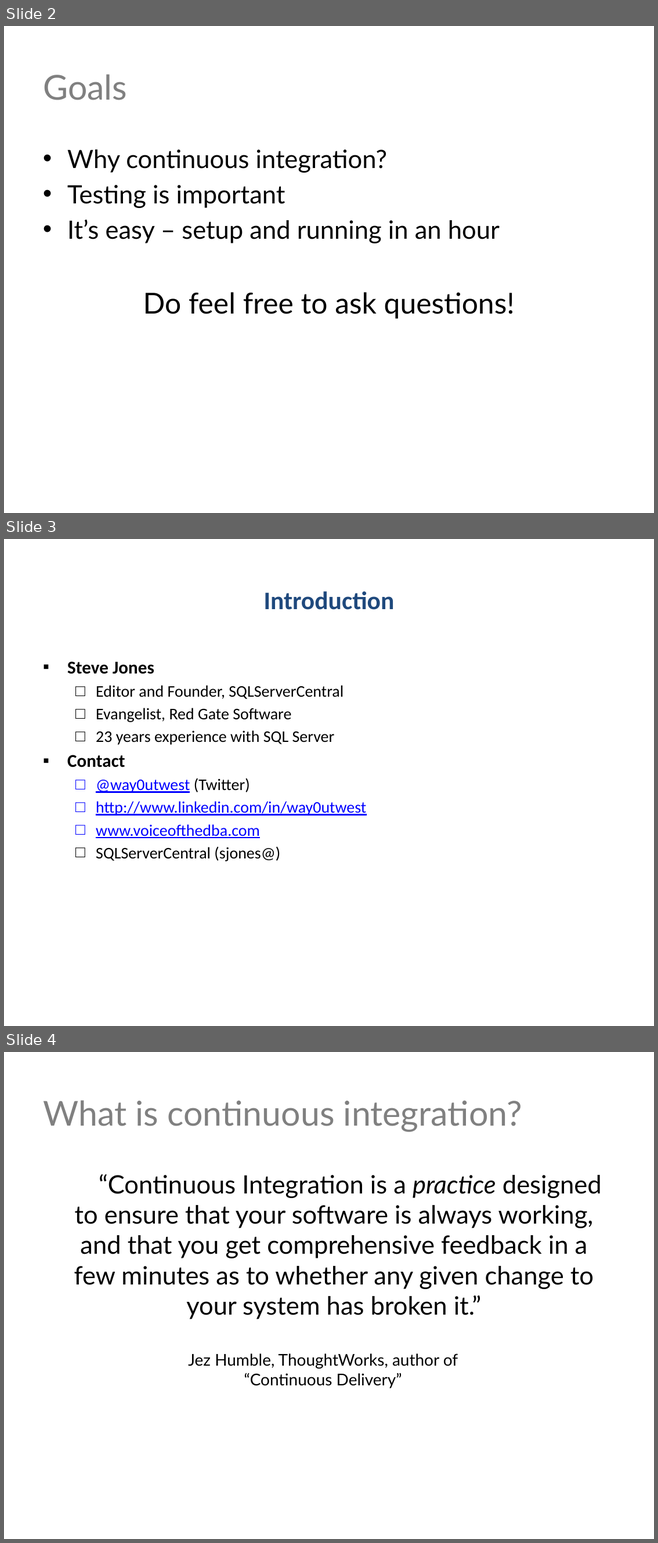
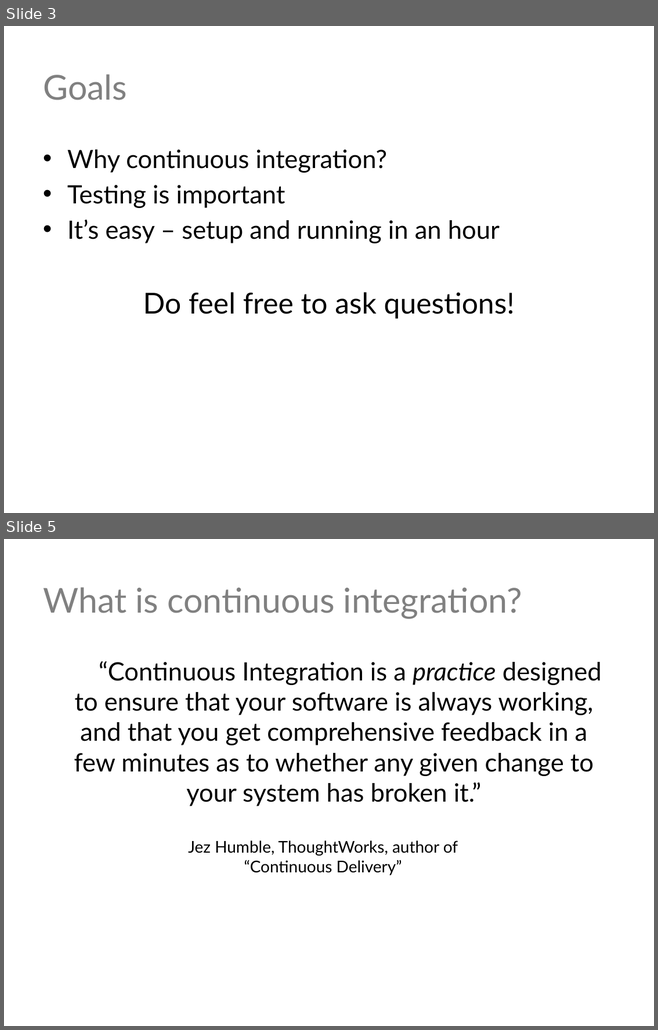
Before and after one commit to way0utwest/CIforDB, a slide deck: CI for Databases.pptx. Shown one above the other, each under a label of ours: slides 2, 3 and 4 before the commit, slides 3 and 5 after it; the slides between them are not shown. The pictures are 658x1543 and 658x1030 pixels, drawn with LibreOffice and Linux fonts; fonts in the diff are those of the drawing; background and template pictures are left out. Boxes give left, top, right and bottom in pixels: in the first picture for what was removed or moved away, otherwise in the second. Text is boxed around its words. In the diff, an @@ line names an element or a change of style, - is before the commit and + after.

Commit message:
Updated with Our Story
Added delivery pipline slides, added opening title slide, added Our
Story slides for demos.

```diff
--- a/CI for Databases.pptx
+++ b/CI for Databases.pptx
@@ slide 3 removed at <box>4,539,654,1026</box>, background picture (left out) @@
@@ title removed at <box>264,591,394,610</box> @@
-Introduction
@@ text removed at <box>67,661,366,861</box> @@
-▪ Steve Jones
-  □ Editor and Founder, SQLServerCentral
-  □ Evangelist, Red Gate Software
-  □ 23 years experience with SQL Server
-▪ Contact
-  □ @way0utwest (Twitter)
-  □ http://www.linkedin.com/in/way0utwest
-  □ www.voiceofthedba.com
-  □ SQLServerCentral (sjones@)
@@ what was slide 2 is now slide 3 @@
@@ what was slide 4 is now slide 5 @@
```
Also in this commit, not shown: 9 slides added, 2 other slides removed.
